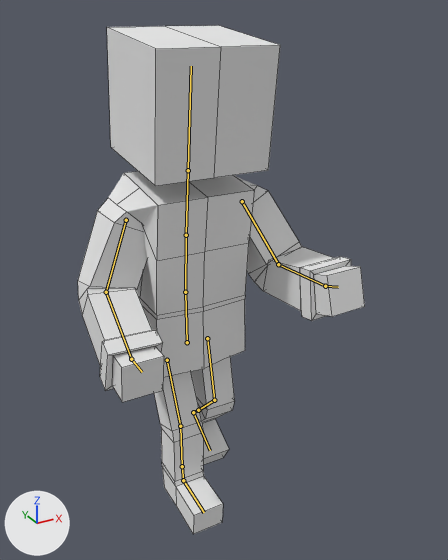
One commit to the Blender file Characters/Colby.blend: the scene before it, then after it.
One viewpoint serves both versions: a 50 mm camera at (-4.3, -9.25, 8.74) aimed at (0.33, -0.82, 4.53). Every picture has the same lights, and +X, +Y and +Z are marked at lower left. Both versions are drawn at frame 34 of the action 'RunningJump'; the numbers are the values there. The bones that bend it are drawn over the model as lines. Mesh edges are drawn as thin lines.
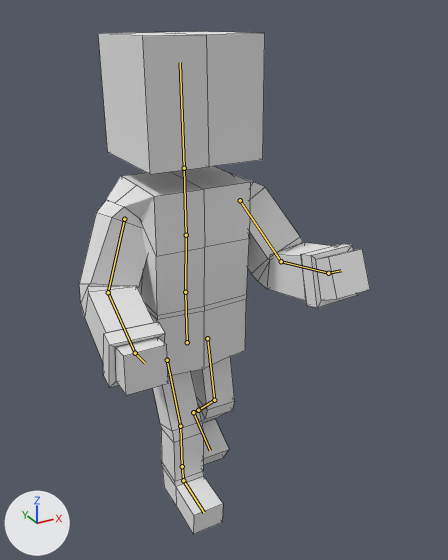
Where the change shows, as pixel boxes (x1, y1, x2, y2) in the pictures (448 x 560 px):
'Cube', posed
    before: (78, 25, 365, 534)
    after: (79, 31, 370, 534)
bone 'Bone.002', root to tip
    before: (186, 235) to (188, 170)
    after: (186, 235) to (184, 168)

The change in detail:
Bone 'Bone.002' (bone_bone_002) turns from (0, 0, -5) to (0, 0, 3) degrees about its own x, y and z.
